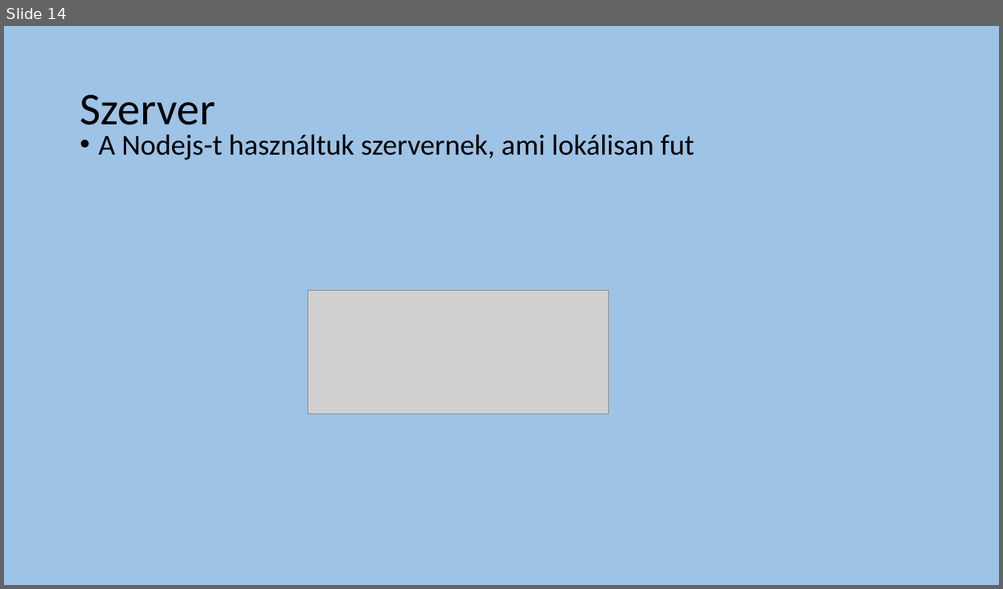
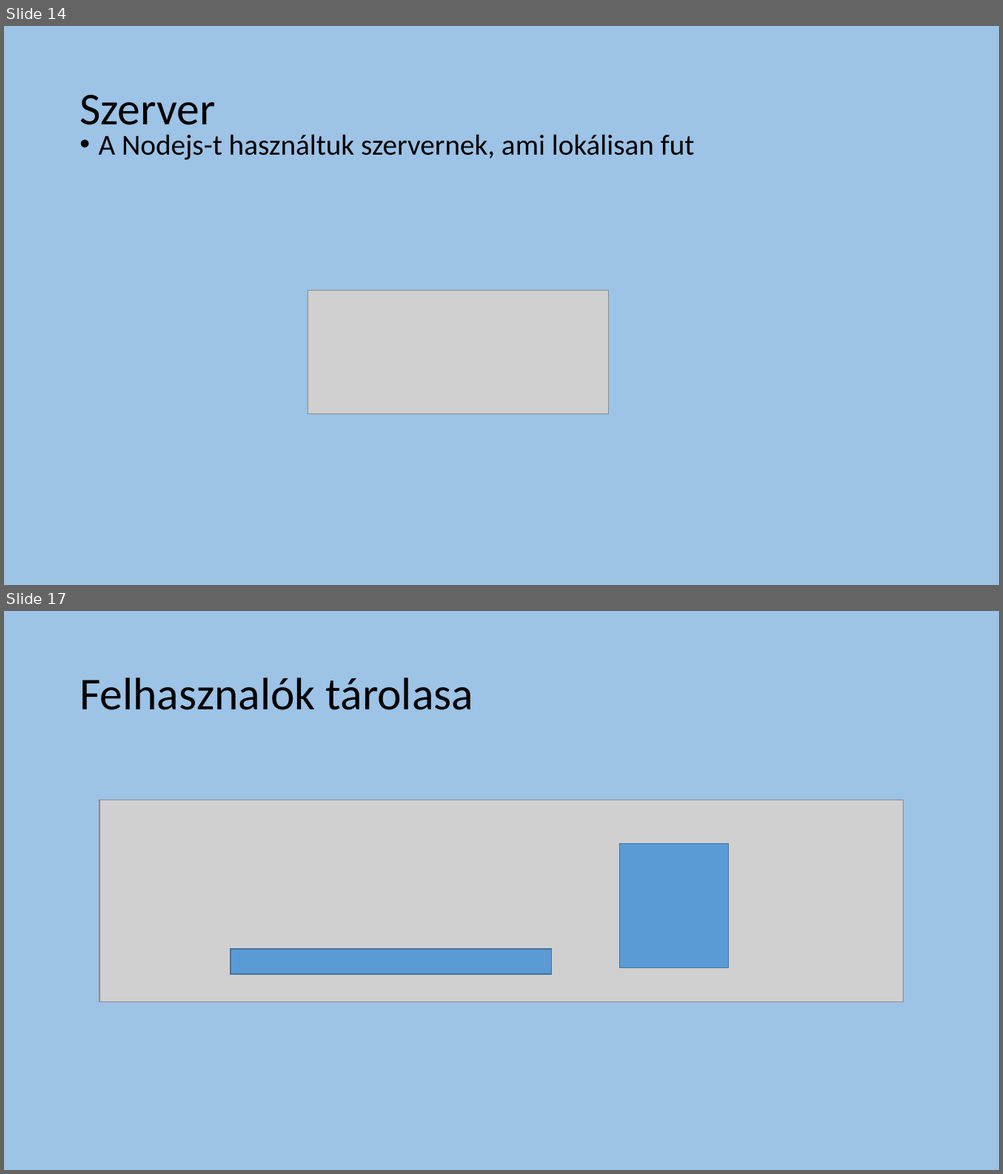
Before and after one commit to bubizsolti/Viccportal, a slide deck: Viccportál.pptx. Shown one above the other, each under a label of ours: slide 14 before the commit, slides 14 and 17 after it; the slides between them are not shown. The pictures are 1003x589 and 1003x1174 pixels, drawn with LibreOffice and Linux fonts; fonts in the diff are those of the drawing; grey boxes stand for pictures. Boxes give left, top, right and bottom in pixels: in the first picture for what was removed or moved away, otherwise in the second. Text is boxed around its words. In the diff, an @@ line names an element or a change of style, - is before the commit and + after.

```diff
--- a/Viccportál.pptx
+++ b/Viccportál.pptx
@@ slide 17 added at (x1=4, y1=611, x2=999, y2=1170), background #9DC3E6 @@
@@ title added at (x1=79, y1=678, x2=473, y2=710), 44 pt, text #000000 @@
+Felhasznalók tárolasa
@@ picture added at (x1=99, y1=800, x2=903, y2=1002) @@
@@ rectangle added at (x1=620, y1=844, x2=728, y2=968), fill #5B9BD5, outline #43739E 1 pt @@
@@ rectangle added at (x1=231, y1=949, x2=552, y2=974), fill #5B9BD5, outline #43739E 1 pt @@
```
Also in this commit, not shown: 3 other slides added.
